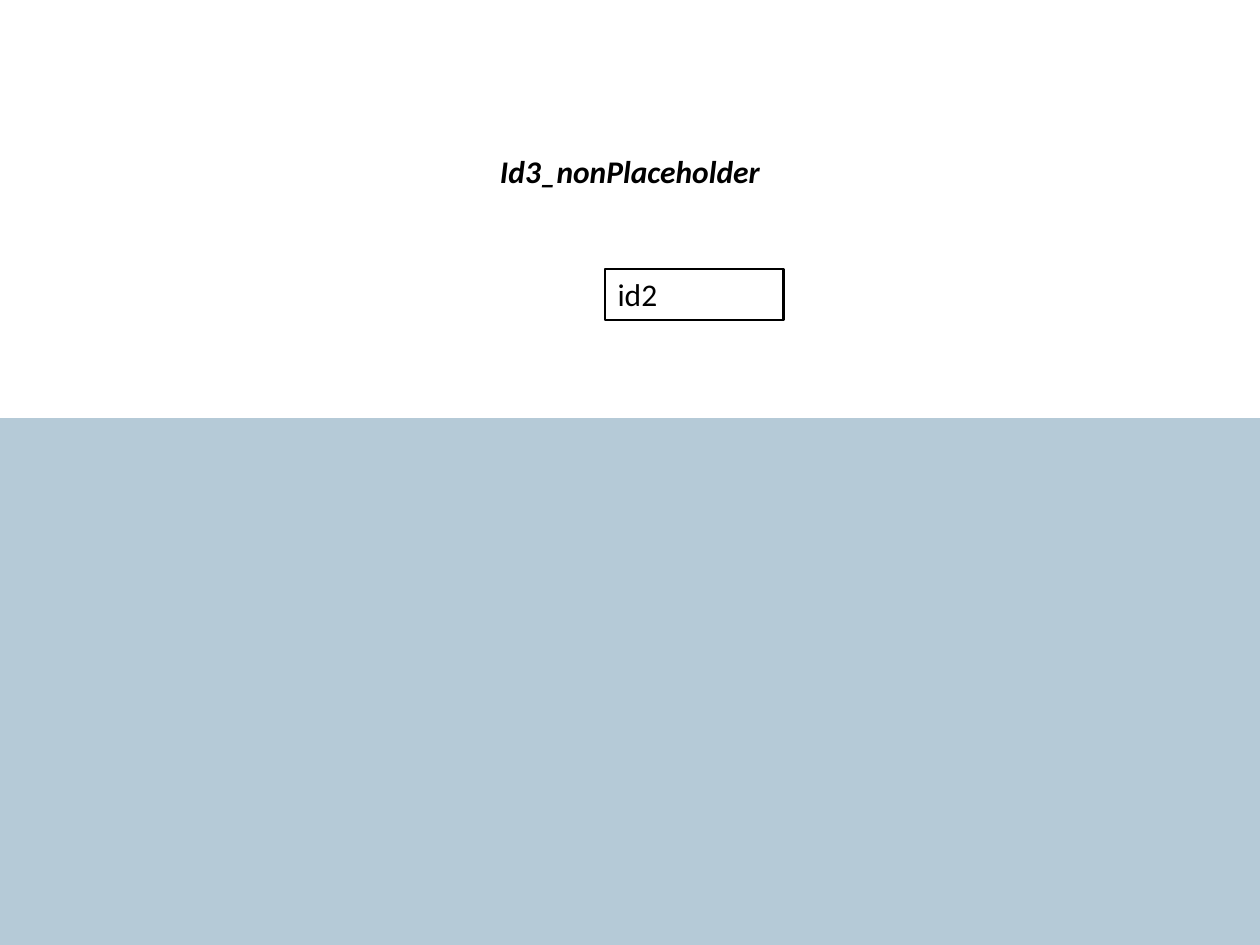
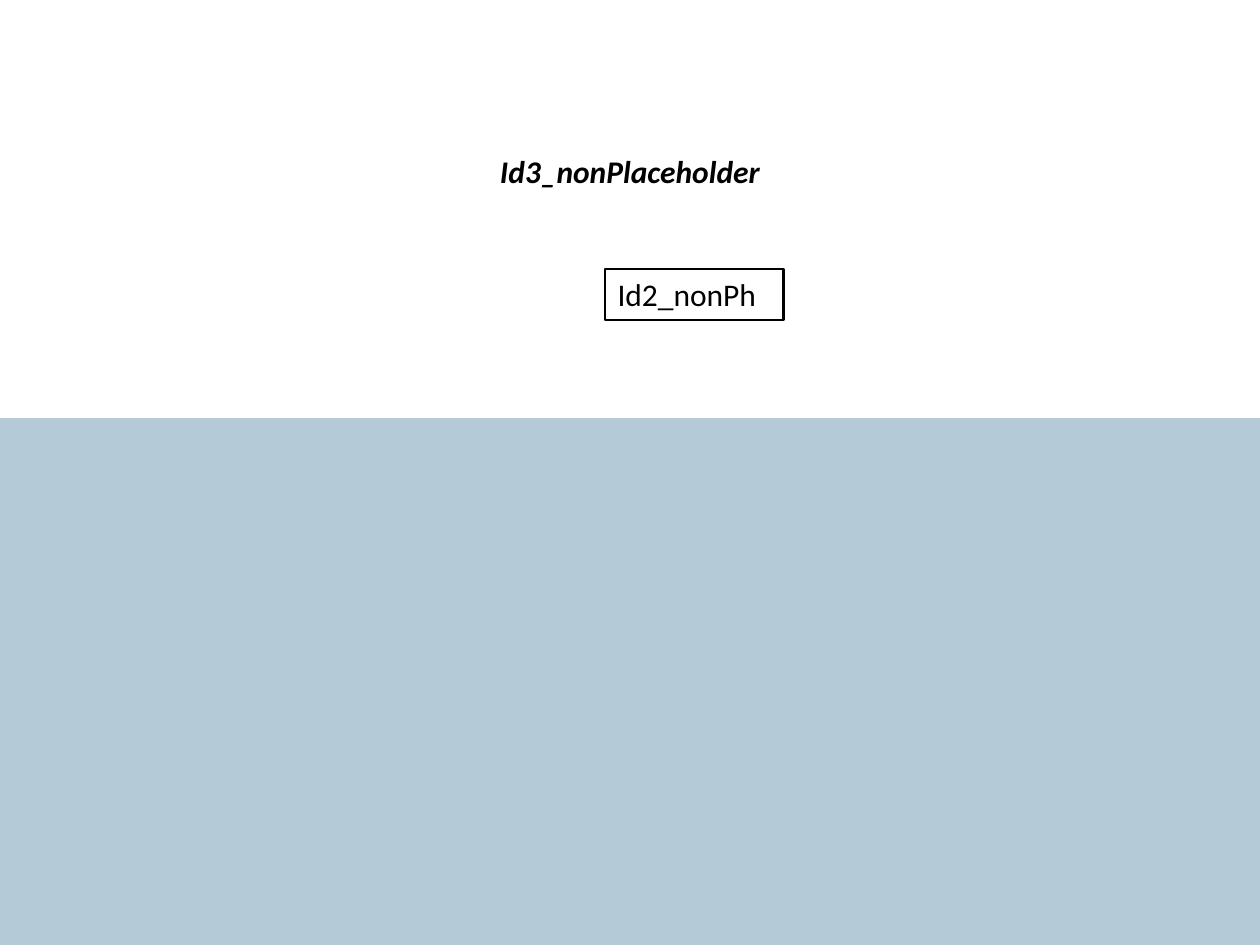
Before and after one commit to ShapeCrawler/ShapeCrawler, a slide deck: slide 1 of ShapeCrawler.Tests.Unit/Resource/020.pptx. Drawn at 1260x945 pixels with LibreOffice and Linux fonts; fonts in the diff are those of the drawing. Boxes give left, top, right and bottom in pixels: in the first picture for what was removed or moved away, otherwise in the second. Text is boxed around its words. In the diff, an @@ line names an element or a change of style, - is before the commit and + after.

```diff
--- a/ShapeCrawler.Tests.Unit/Resource/020.pptx
+++ b/ShapeCrawler.Tests.Unit/Resource/020.pptx
@@ text in rectangle at (x1=618, y1=284, x2=756, y2=311): text changed @@
-id2
+Id2_nonPh
```
Also in this commit, not shown: 3 other files.
